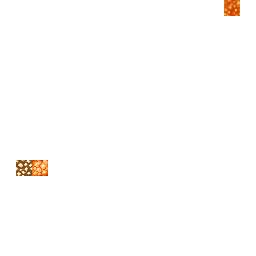
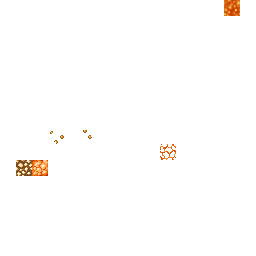
Comparing the layer stacks of the two 256 × 256 images. Changes:
painted on "blocks" over [50, 130, 176, 160]
